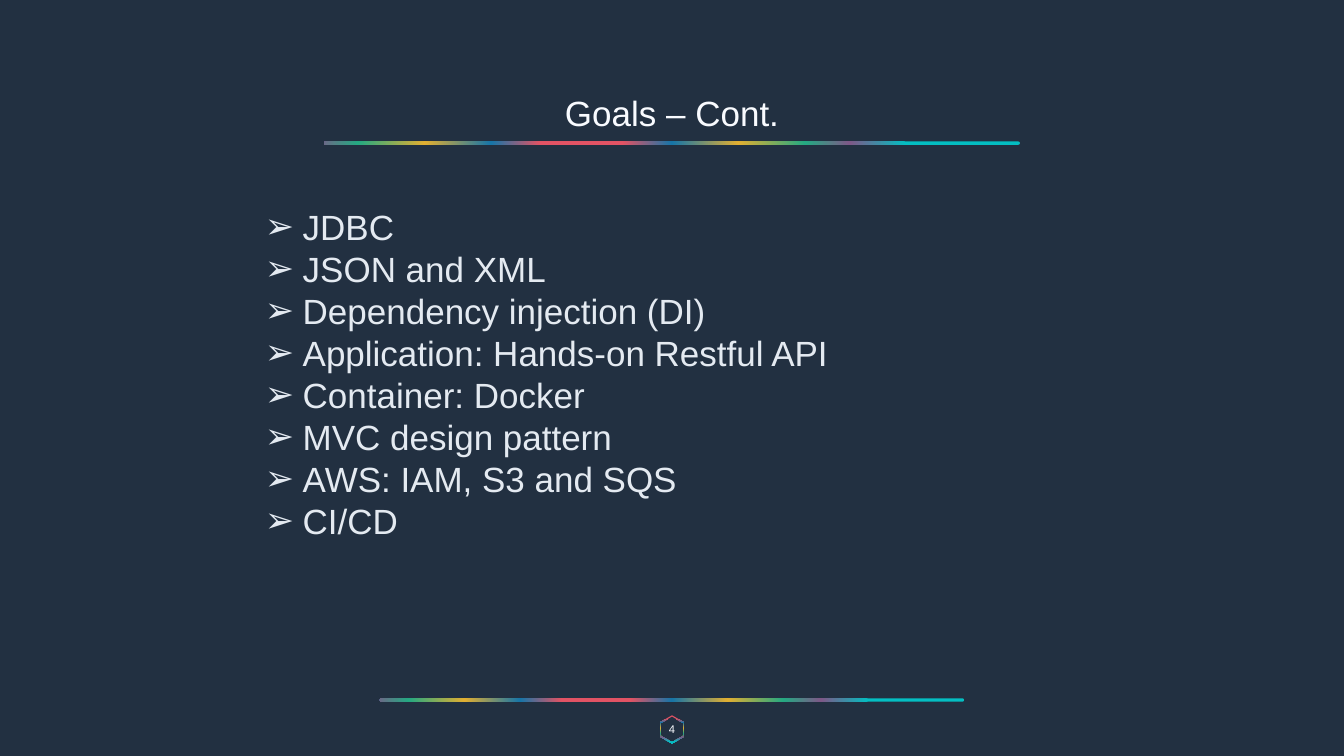
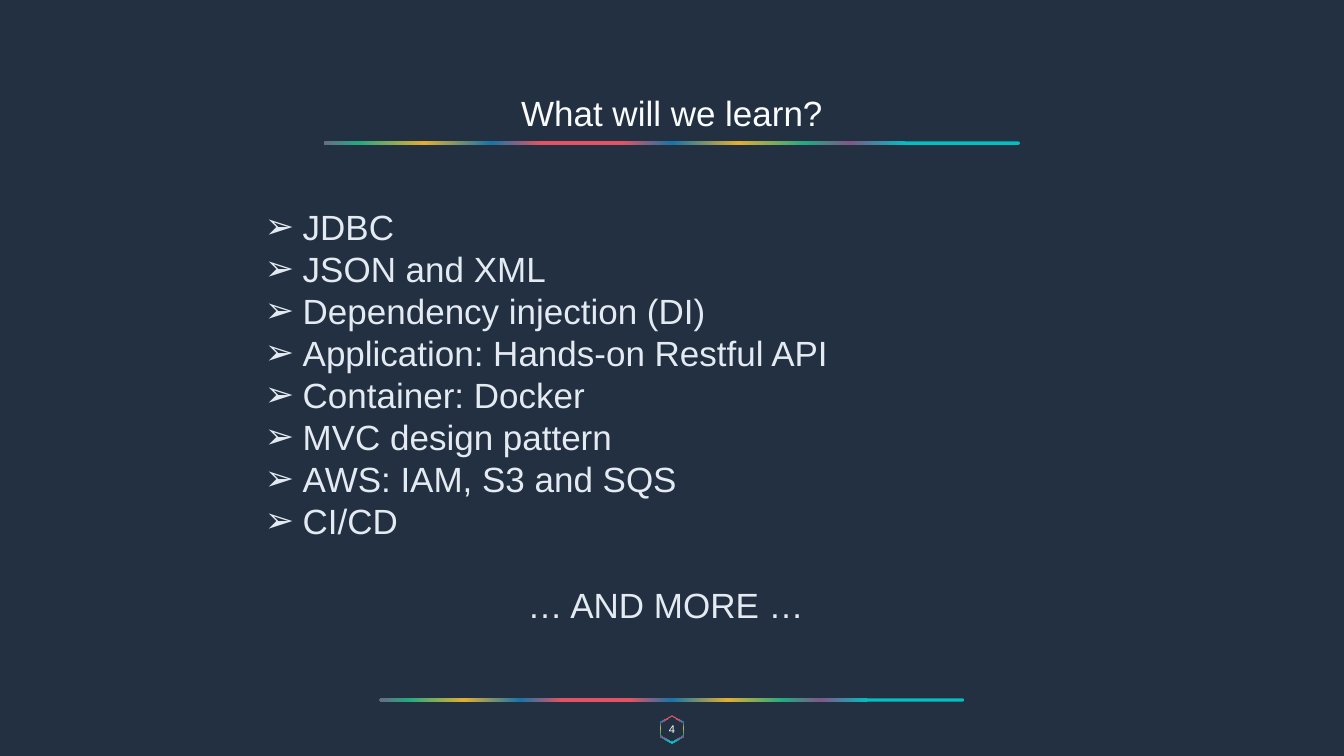
Before and after one commit to overtureLLC/java-spring-material, a slide deck: slide 4 of Warmup/warmup.pptx. Drawn at 1344x756 pixels with LibreOffice and Linux fonts; fonts in the diff are those of the drawing. Boxes give left, top, right and bottom in pixels: in the first picture for what was removed or moved away, otherwise in the second. Text is boxed around its words. In the diff, an @@ line names an element or a change of style, - is before the commit and + after.

```diff
--- a/Warmup/warmup.pptx
+++ b/Warmup/warmup.pptx
@@ text at box(521, 100, 822, 127): text changed @@
-Goals – Cont.
+What will we learn?
@@ text at box(570, 593, 759, 619): paragraph added @@
+… AND MORE …
```
Also in this commit, not shown: 19 other slides changed, 14 slides added, 4 slides removed.
